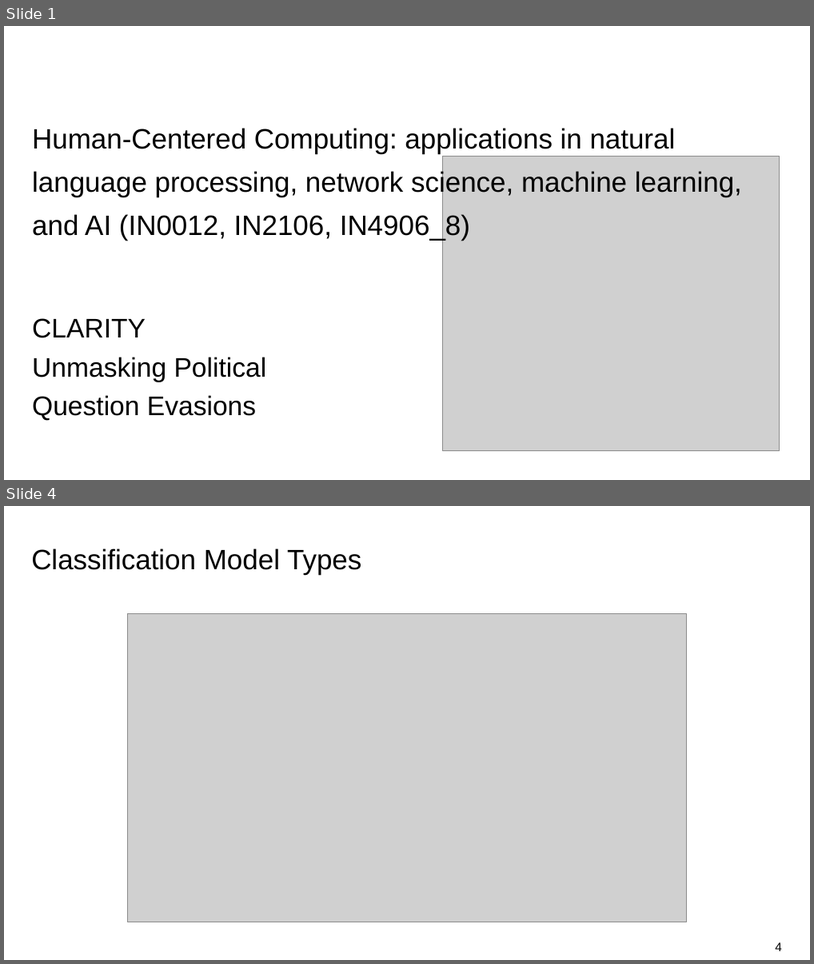
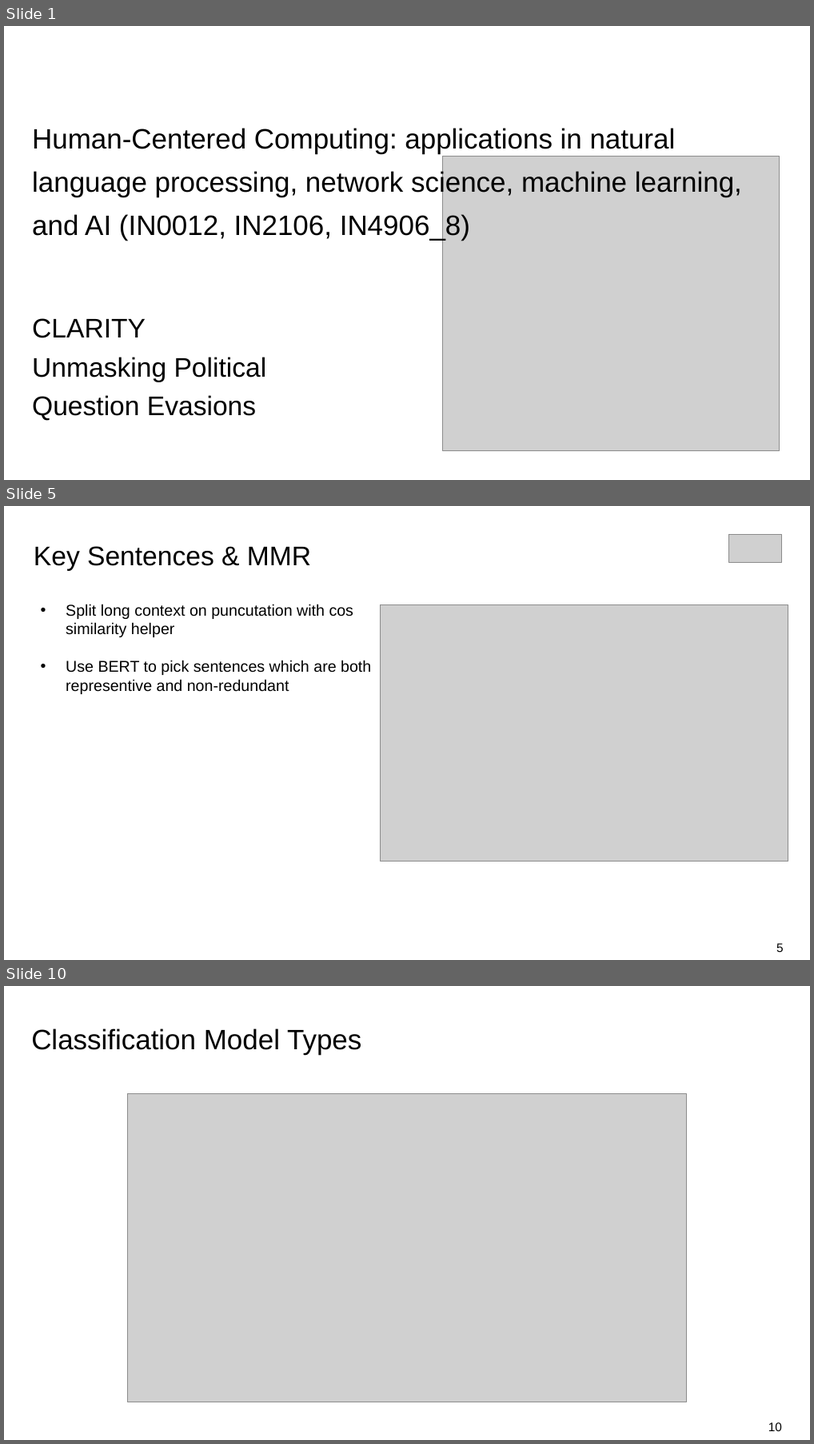
Before and after one commit to omarelbeltagy/clarity, a slide deck: assets/presentation/03 - Pipeline and Initial Experiments.pptx. Shown one above the other, each under a label of ours: slides 1 and 4 before the commit, slides 1, 5 and 10 after it; the slides between them are not shown. The pictures are 814x964 and 814x1444 pixels, drawn with LibreOffice and Linux fonts; fonts in the diff are those of the drawing; grey boxes stand for pictures; background and template pictures are left out. Boxes give left, top, right and bottom in pixels: in the first picture for what was removed or moved away, otherwise in the second. Text is boxed around its words. In the diff, an @@ line names an element or a change of style, - is before the commit and + after.

```diff
--- a/assets/presentation/03 - Pipeline and Initial Experiments.pptx
+++ b/assets/presentation/03 - Pipeline and Initial Experiments.pptx
@@ slide 5 added at (4, 506, 810, 960), background #FFFFFF @@
@@ text added at (34, 546, 311, 571), 24 pt, text #000000 @@
+Key Sentences & MMR
@@ picture added at (729, 534, 782, 562) @@
@@ text added at (66, 604, 371, 694), 14 pt, text #000000 @@
+• Split long context on puncutation with cos similarity helper
+• Use BERT to pick sentences which are both representive and non-redundant
@@ picture added at (381, 604, 789, 861) @@
@@ text added at (777, 943, 784, 952), 11 pt, text #000000 @@
+5
@@ what was slide 4 is now slide 10 @@
@@ page number at (769, 1422, 782, 1431): text changed @@
-4
+10
```
Also in this commit, not shown: 4 slides changed, 7 other slides added, 6 slides removed.
